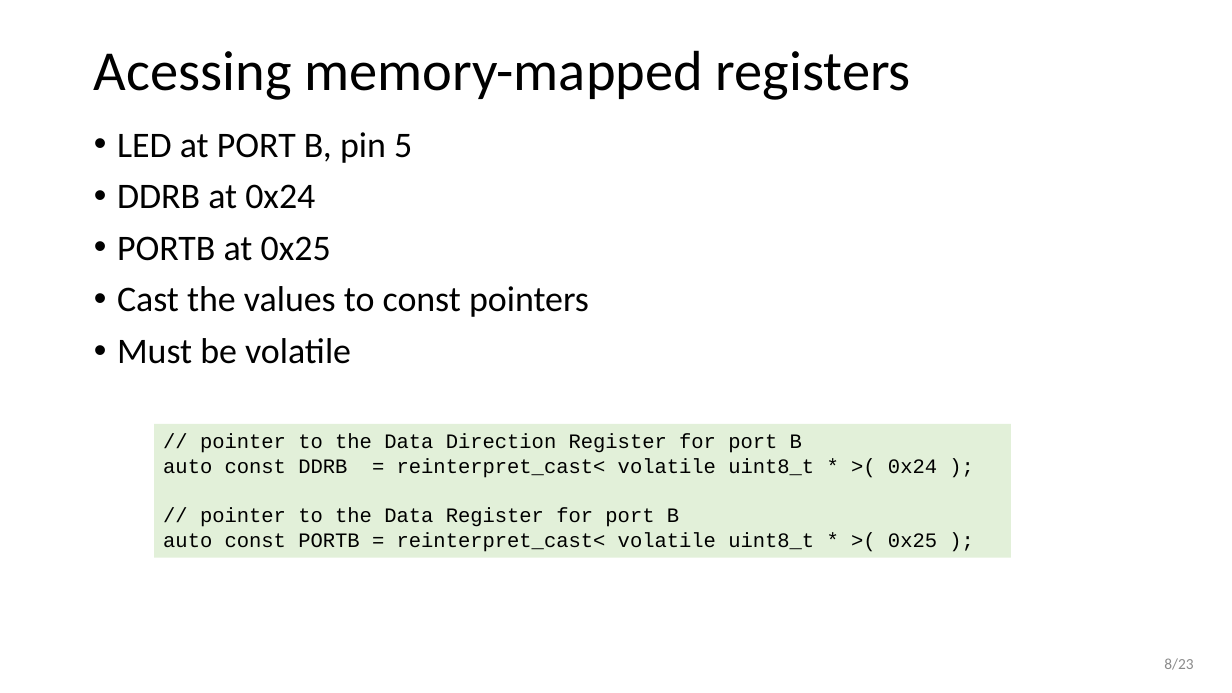
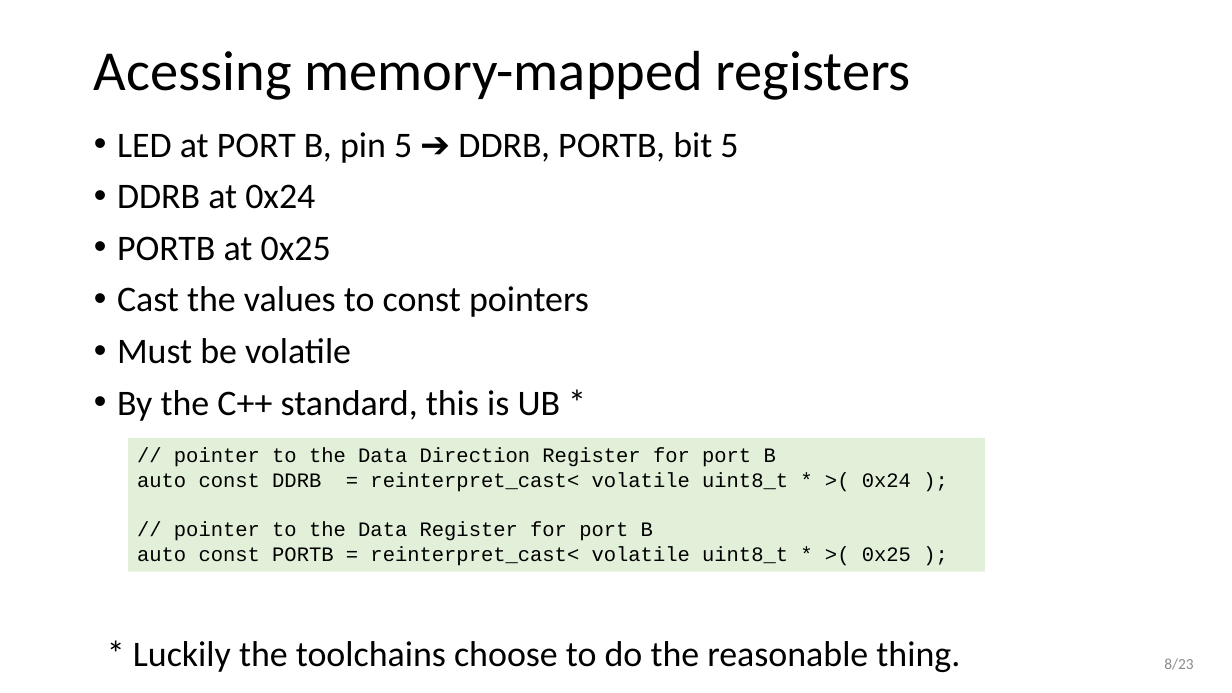
Before and after one commit to wovo/talk-gpio-abstractions, a slide deck: slide 8 of powerpoint/gpio-abstractions.pptx. Drawn at 1232x693 pixels with LibreOffice and Linux fonts; fonts in the diff are those of the drawing. Boxes give left, top, right and bottom in pixels: in the first picture for what was removed or moved away, otherwise in the second. Text is boxed around its words. In the diff, an @@ line names an element or a change of style, - is before the commit and + after.

```diff
--- a/powerpoint/gpio-abstractions.pptx
+++ b/powerpoint/gpio-abstractions.pptx
@@ text at <box>117,132,738,163</box>: text changed @@
-• LED at PORT B, pin 5
+• LED at PORT B, pin 5 ➔ DDRB, PORTB, bit 5
@@ text at <box>117,390,561,421</box>: paragraph added @@
+• By the C++ standard, this is UB *
@@ rectangle "// pointer to the Data ...": place and size @@
-rectangle "// pointer to the Data ..." at <box>154,424,1011,558</box>
+rectangle "// pointer to the Data ..." at <box>128,438,985,572</box>
@@ text added at <box>133,641,960,672</box>, 28 pt, text #000000 @@
+* Luckily the toolchains choose to do the reasonable thing.
```
Also in this commit, not shown: 3 other slides changed, 1 other file.
